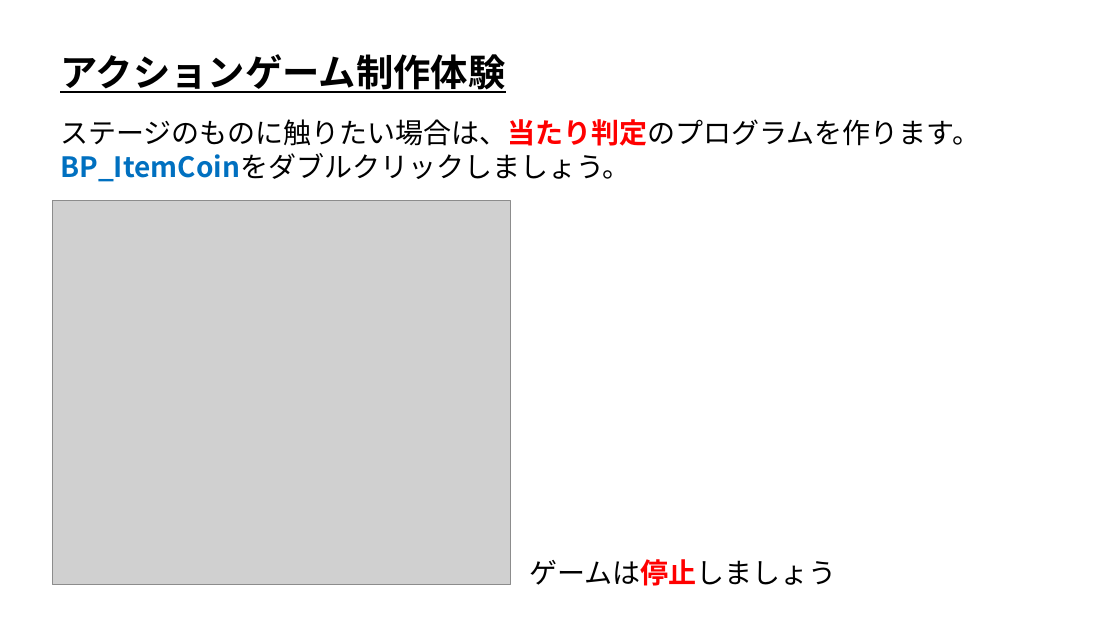
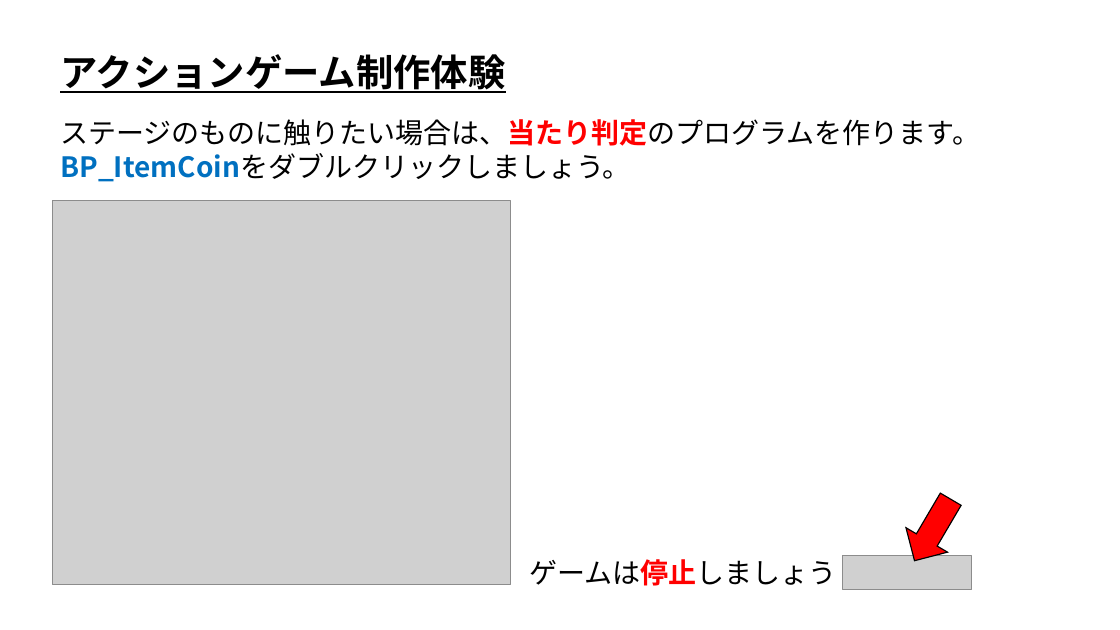
Before and after one commit to ArakiYusuke-Ohara/UnrealEngine, a slide deck: slide 13 of Projects/OpenCanpas01/TrialClass/UE_アクションゲーム制作体験.pptx (slide 8 before the commit). Drawn at 1120x630 pixels with LibreOffice and Linux fonts; fonts in the diff are those of the drawing; grey boxes stand for pictures. Boxes give left, top, right and bottom in pixels: in the first picture for what was removed or moved away, otherwise in the second. Text is boxed around its words. In the diff, an @@ line names an element or a change of style, - is before the commit and + after.

```diff
--- a/Projects/OpenCanpas01/TrialClass/UE_アクションゲーム制作体験.pptx
+++ b/Projects/OpenCanpas01/TrialClass/UE_アクションゲーム制作体験.pptx
@@ right arrow added at box(894, 487, 972, 573), fill #FF0000, outline #000000 1 pt @@
@@ picture added at box(843, 556, 971, 591) @@
```
Also in this commit, not shown: 8 other slides changed, 5 slides added.
